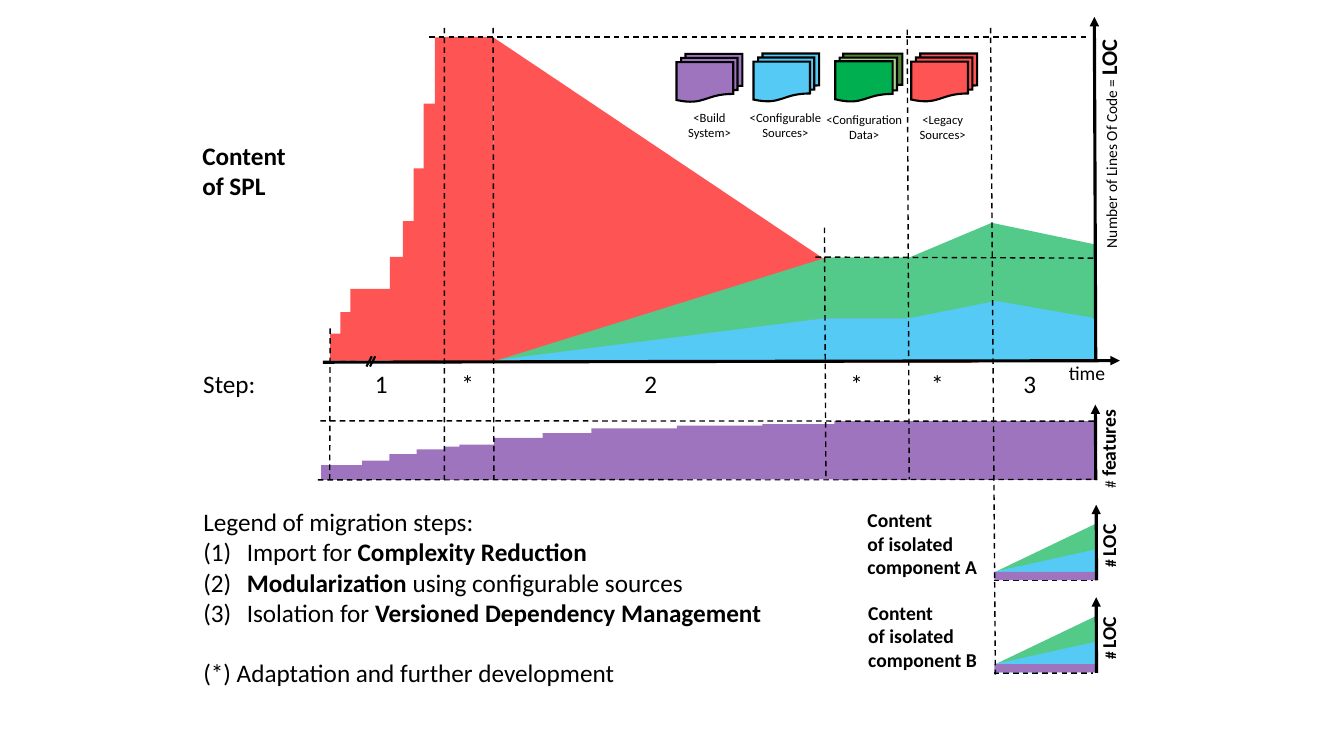
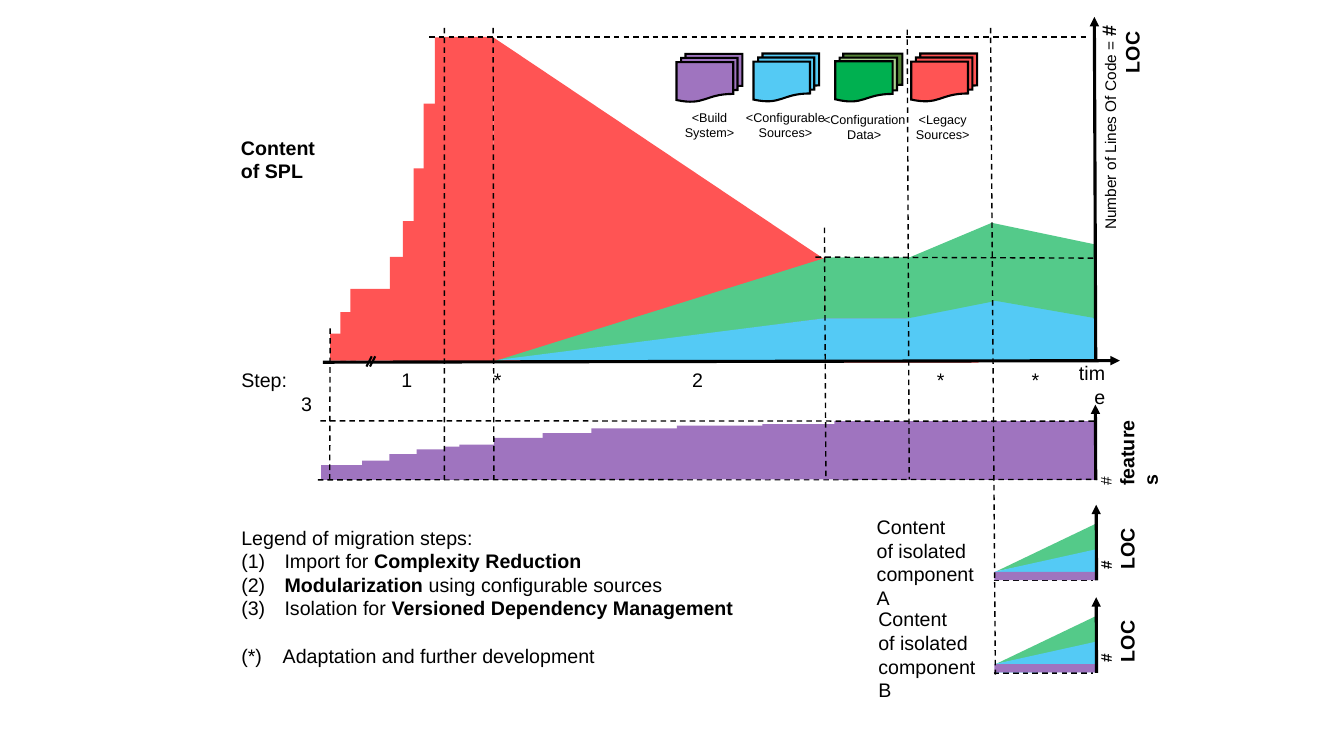
Before and after one commit to avengineers/SPLC2022, a slide deck: slide 1 of paper/images/migration_steps.pptx. Drawn at 1344x756 pixels with LibreOffice and Linux fonts; fonts in the diff are those of the drawing. Boxes give left, top, right and bottom in pixels: in the first picture for what was removed or moved away, otherwise in the second. Text is boxed around its words. In the diff, an @@ line names an element or a change of style, - is before the commit and + after.

```diff
--- a/paper/images/migration_steps.pptx
+++ b/paper/images/migration_steps.pptx
@@ text at (1102,58,1119,228): text changed; font Calibri to Arial @@
-Number of Lines Of Code = LOC
+Number of Lines Of Code = # LOC
@@ size 18 to 14 pt, font Calibri to Arial in 3 elements at (241,373,703,619), (241,530,733,619), (241,141,315,179) @@
@@ text "Content": place and size @@
-text "Content" at (202,148,285,195)
+text "Content" at (241,141,315,179)
@@ font Calibri to Arial in 8 elements at (746,113,825,137), (823,115,905,139), (916,115,970,139), (685,113,734,140), (1091,401,1125,496), (1117,625,1139,661), (1117,532,1139,568), (1059,357,1115,391) @@
@@ text "time": place and size @@
-text "time" at (1069,366,1105,380)
+text "time" at (1059,357,1115,391)
@@ text "Step: 1 * 2 * ...": place and size @@
-text "Step: 1 * 2 * ..." at (375,376,1036,393)
+text "Step: 1 * 2 * ..." at (241,373,703,619)
@@ text "Legend of migration steps:": place and size @@
-text "Legend of migration steps:" at (203,513,761,627)
+text "Legend of migration steps:" at (241,530,733,619)
@@ text "Content": place and size @@
-text "Content" at (867,514,977,577)
+text "Content" at (877,520,974,605)
@@ text "Content" at (877,520,974,605): font Calibri to Arial, bold off @@
@@ text "Content": place and size @@
-text "Content" at (868,607,977,670)
+text "Content" at (878,612,975,697)
@@ text "Content" at (878,612,975,697): font Calibri to Arial, bold off @@
```
Also in this commit, not shown: 16 other files.
